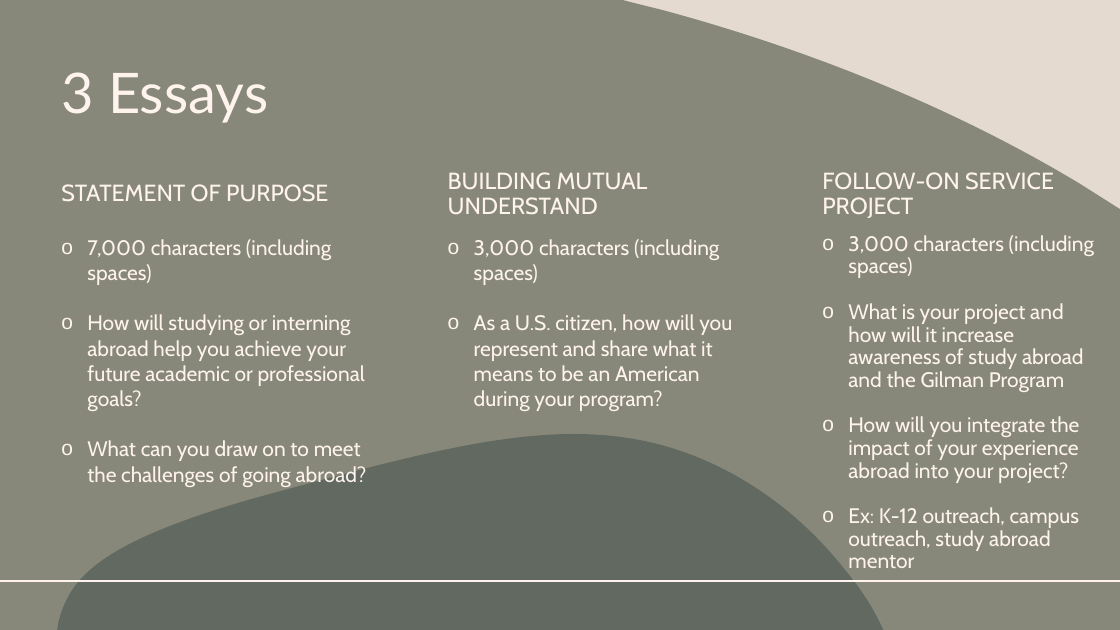
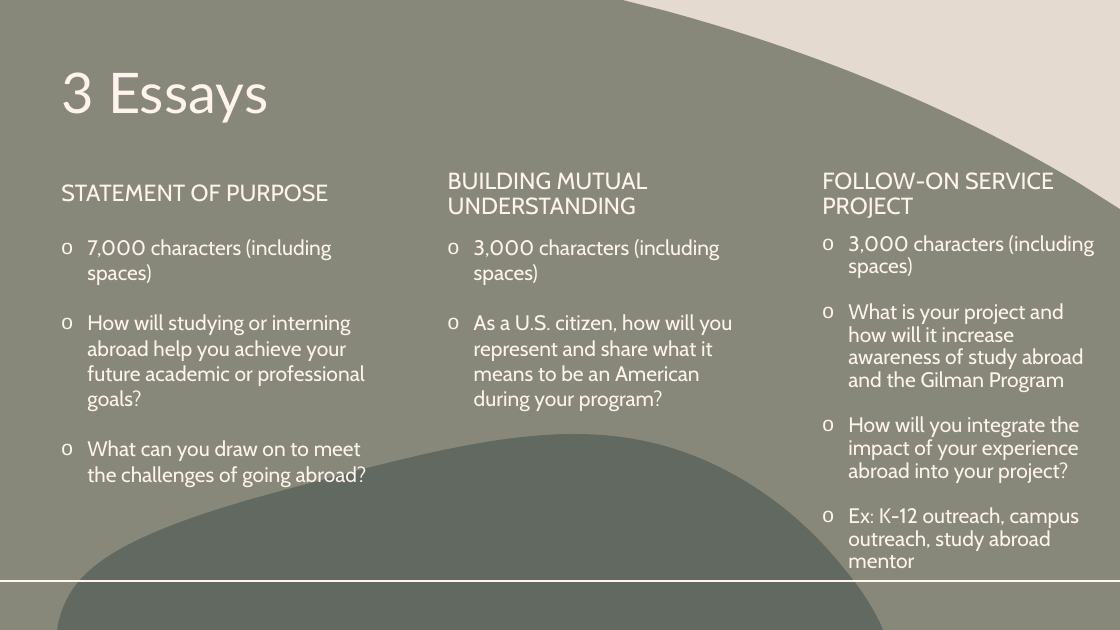
Before and after one commit to mushcat4/mushcat4.github.io, a slide deck: slide 3 of presentation/Gilman Scholarship Crashcourse.pptx. Drawn at 1120x630 pixels with LibreOffice and Linux fonts; fonts in the diff are those of the drawing. Boxes give left, top, right and bottom in pixels: in the first picture for what was removed or moved away, otherwise in the second. Text is boxed around its words. In the diff, an @@ line names an element or a change of style, - is before the commit and + after.

```diff
--- a/presentation/Gilman Scholarship Crashcourse.pptx
+++ b/presentation/Gilman Scholarship Crashcourse.pptx
@@ text at bbox=[448, 172, 648, 214]: text changed @@
-BUILDING MUTUAL UNDERSTAND
+BUILDING MUTUAL UNDERSTANDING
```
Also in this commit, not shown: 1 other slide changed, 2 other files.
